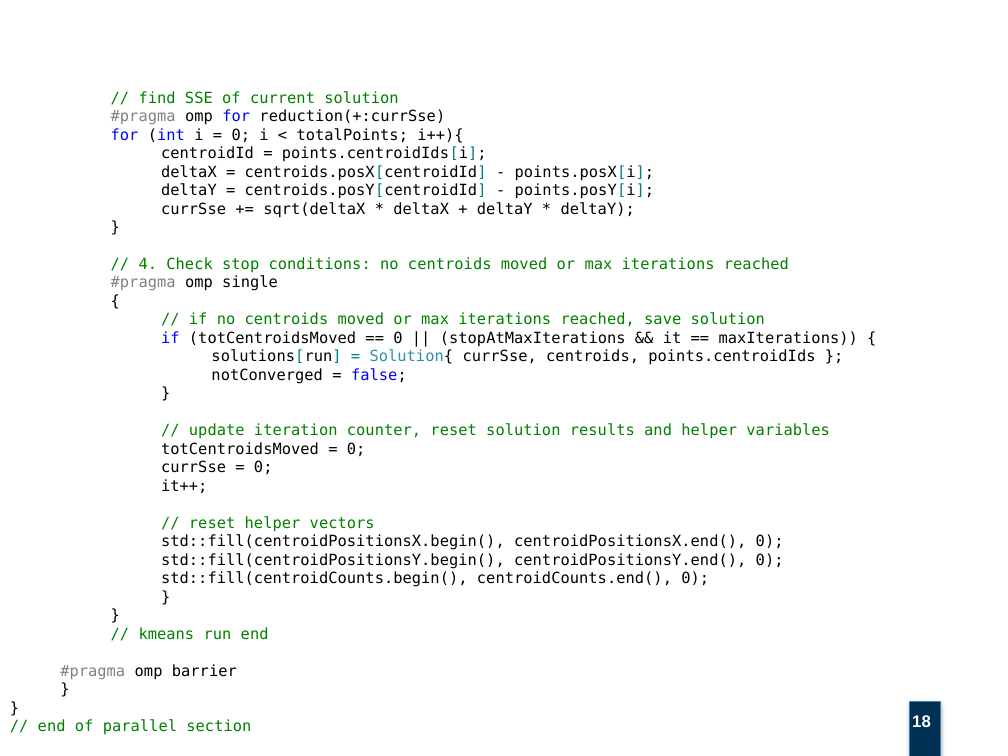
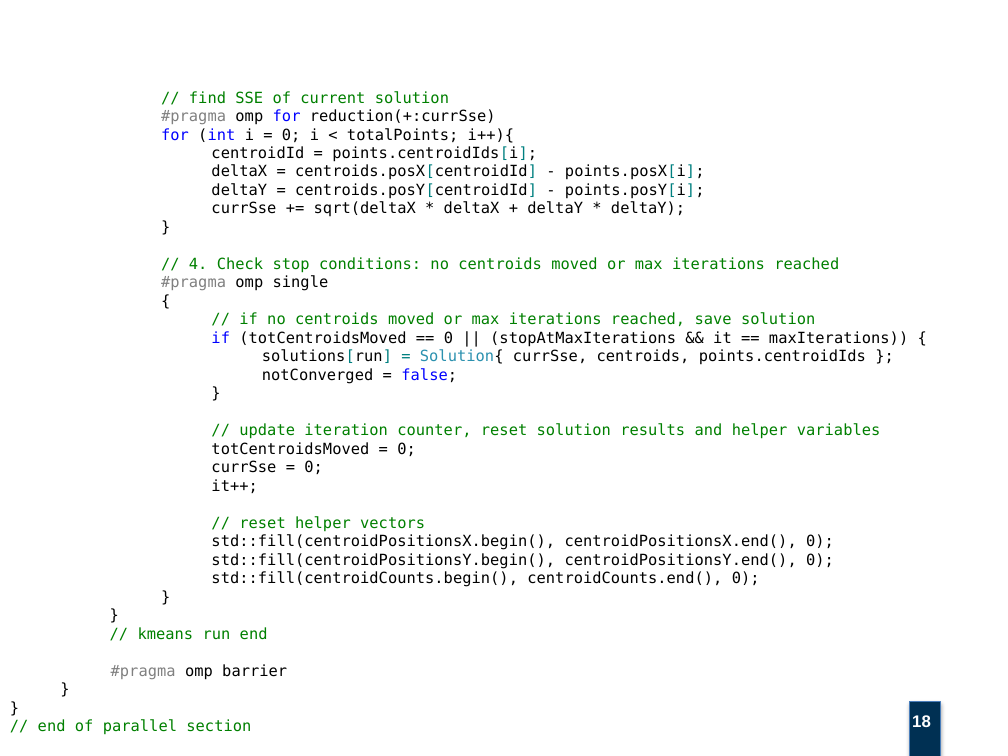
Before and after one commit to Pikerozzo/openmp-kmeans, a slide deck: slide 18 of docs/K-Means con OpenMP.pptx. Drawn at 1008x756 pixels with LibreOffice and Linux fonts; fonts in the diff are those of the drawing; background and template pictures are left out. Boxes give left, top, right and bottom in pixels: in the first picture for what was removed or moved away, otherwise in the second. Text is boxed around its words. In the diff, an @@ line names an element or a change of style, - is before the commit and + after.

Commit message:
minor presentation fix

```diff
--- a/docs/K-Means con OpenMP.pptx
+++ b/docs/K-Means con OpenMP.pptx
@@ text at box(111, 91, 908, 680): list level 3 to 4 in "// find SSE of current ..."; list level 3 to 4 in "#pragma omp for reduction(+:currSse)"; list level 3 to 4 in "for (int i = 0; ..."; list level 4 to 5 in "centroidId = points.centroidIds[i];"; list level 4 to 5 in "deltaX = centroids.posX[centroidId] - points.posX[i];"; list level 4 to 5 in "deltaY = centroids.posY[centroidId] - points.posY[i];"; list level 4 to 5 in "currSse += sqrt(deltaX * deltaX ..."; list level 3 to 4 in "}"; list level 3 to 4 in "// 4. Check stop conditions: ..."; list level 3 to 4 in "#pragma omp single"; list level 3 to 4 in "{"; list level 4 to 5 in "// if no centroids moved ..."; list level 4 to 5 in "if (totCentroidsMoved == 0 || ..."; list level 5 to 6 in "solutions[run] = Solution{ currSse, centroids, ..."; list level 5 to 6 in "notConverged = false;"; list level 4 to 5 in "}"; list level 4 to 5 in "// update iteration counter, reset ..."; list level 4 to 5 in "totCentroidsMoved = 0;"; list level 4 to 5 in "currSse = 0;"; list level 4 to 5 in "it++;"; list level 4 to 5 in "// reset helper vectors"; list level 4 to 5 in "std::fill(centroidPositionsX.begin(), centroidPositionsX.end ..."; list level 4 to 5 in "std::fill(centroidPositionsY.begin(), centroidPositionsY.end ..."; list level 4 to 5 in "std::fill(centroidCounts.begin(), centroidCounts.end(), 0);"; list level 3 to 4 in "// kmeans run end"; list level 2 to 3 in "#pragma omp barrier" @@
```
Also in this commit, not shown: 24 other slides changed.
